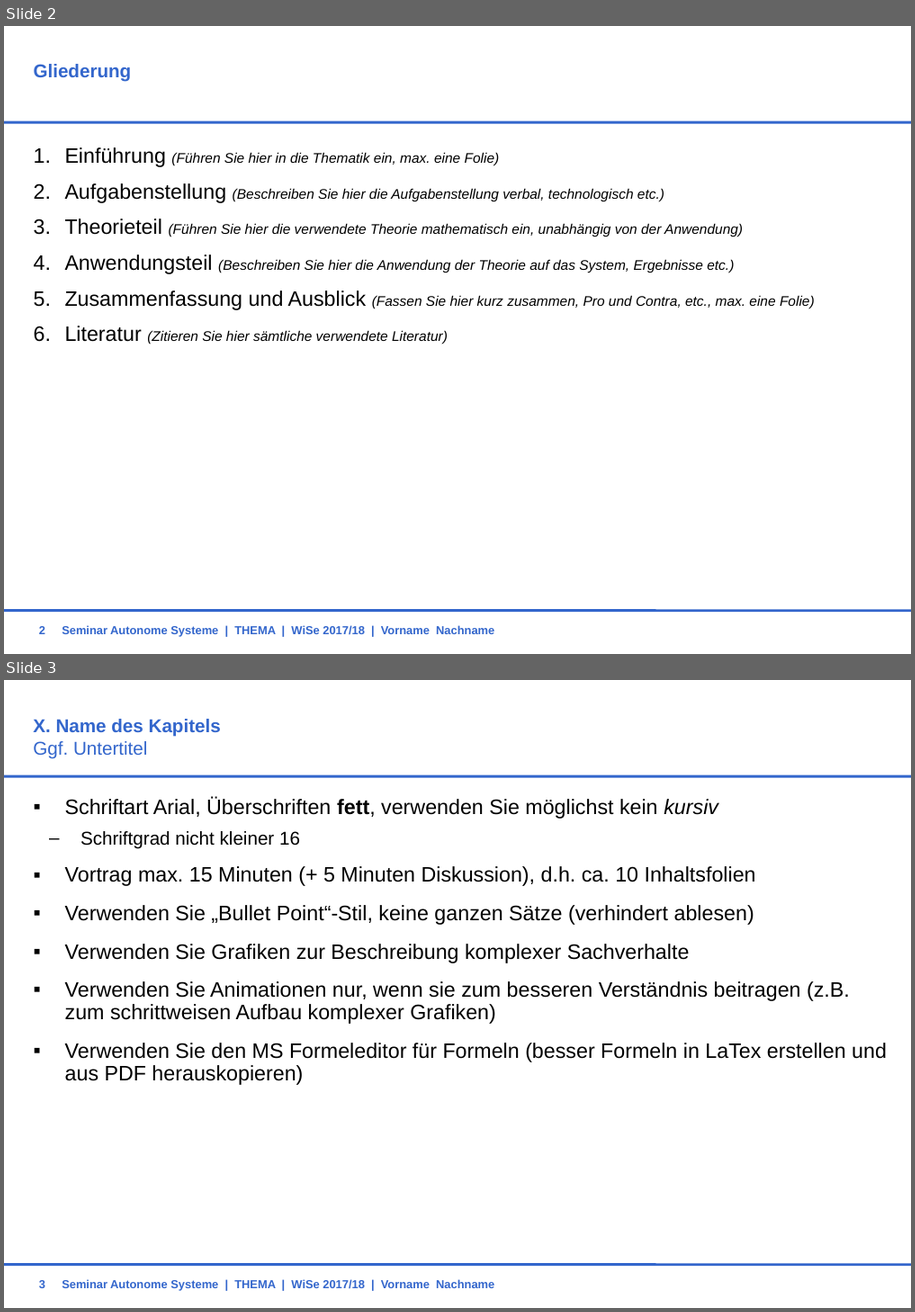
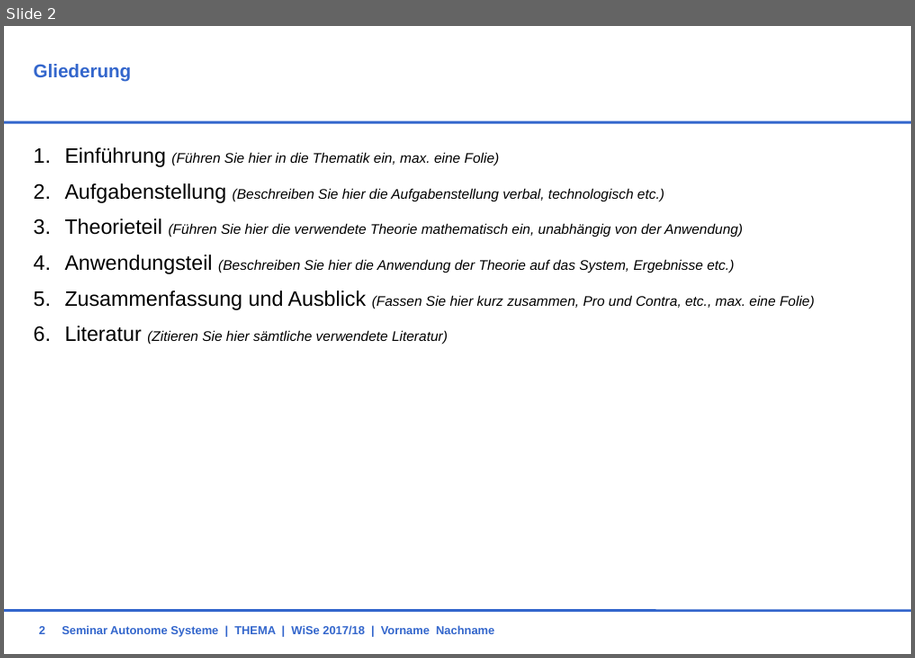
Before and after one commit to HassibShaq/VPJW17G5, a slide deck: 03_Navi/Präsentation_VPJ_Navigation.ppt. Shown one above the other, each under a label of ours: slides 2 and 3 before the commit, slide 2 after it. The pictures are 915x1312 and 915x658 pixels, drawn with LibreOffice and Linux fonts; fonts in the diff are those of the drawing; background and template pictures are left out. Boxes give left, top, right and bottom in pixels: in the first picture for what was removed or moved away, otherwise in the second. Text is boxed around its words. In the diff, an @@ line names an element or a change of style, - is before the commit and + after.

```diff
--- a/03_Navi/Präsentation_VPJ_Navigation.ppt
+++ b/03_Navi/Präsentation_VPJ_Navigation.ppt
@@ slide 3 removed at (4, 680, 911, 1308), background #FFFFFF; not listed: 2 template elements that a slide beside it also shows @@
@@ title removed at (33, 719, 221, 758) @@
-X. Name des Kapitels
-Ggf. Untertitel
@@ text removed at (65, 798, 887, 1085) @@
-  ▪ Schriftart Arial, Überschriften fett, verwenden Sie möglichst kein kursiv
-    – Schriftgrad nicht kleiner 16
-  ▪ Vortrag max. 15 Minuten (+ 5 Minuten Diskussion), d.h. ca. 10 Inhaltsfolien
-  ▪ Verwenden Sie „Bullet Point“-Stil, keine ganzen Sätze (verhindert ablesen)
-  ▪ Verwenden Sie Grafiken zur Beschreibung komplexer Sachverhalte
-  ▪ Verwenden Sie Animationen nur, wenn sie zum besseren Verständnis beitragen (z.B. zum schrittweisen Aufbau komplexer Grafiken)
-  ▪ Verwenden Sie den MS Formeleditor für Formeln (besser Formeln in LaTex erstellen und aus PDF herauskopieren)
@@ page number removed at (39, 1280, 45, 1288) @@
-3
@@ text removed at (62, 1279, 494, 1290) @@
-Seminar Autonome Systeme | THEMA | WiSe 2017/18 | Vorname Nachname
```
Also in this commit, not shown: 3 slides added.
